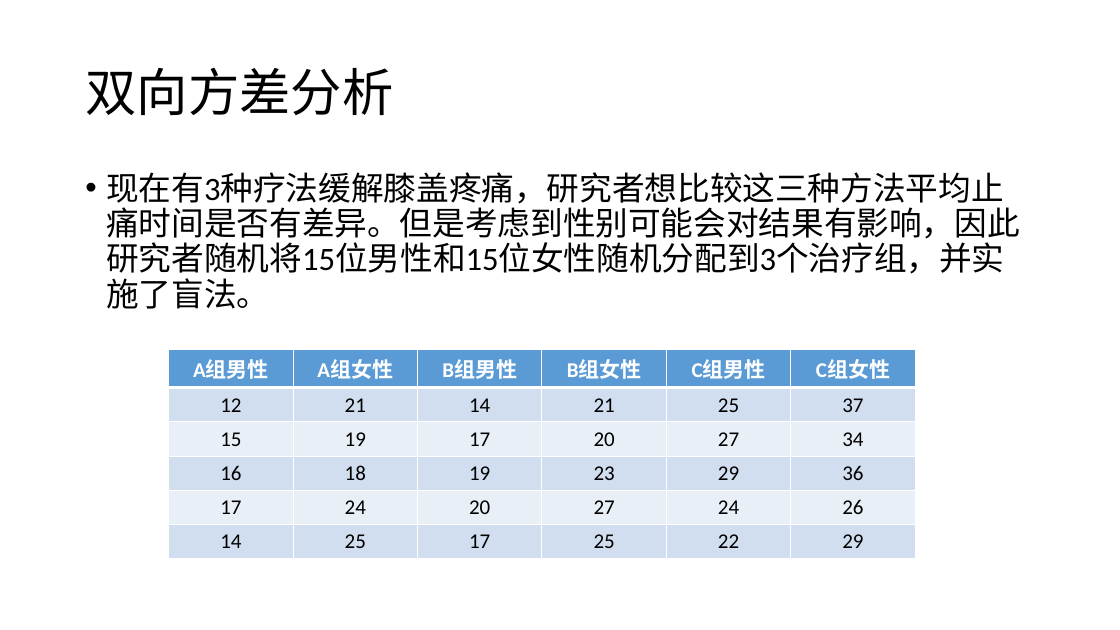
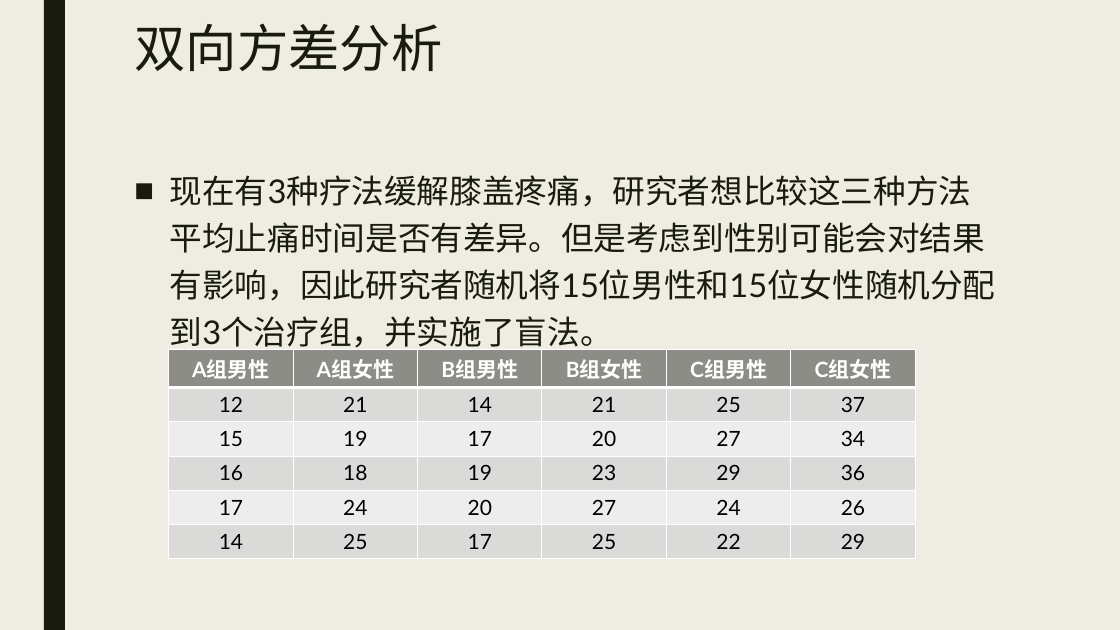
Before and after one commit to beneon/medstat, a slide deck: slide 33 of lect-5/anova.pptx. Drawn at 1120x630 pixels with LibreOffice and Linux fonts; fonts in the diff are those of the drawing. Boxes give left, top, right and bottom in pixels: in the first picture for what was removed or moved away, otherwise in the second. Text is boxed around its words. In the diff, an @@ line names an element or a change of style, - is before the commit and + after.

```diff
--- a/lect-5/anova.pptx
+++ b/lect-5/anova.pptx
@@ background #FFFFFF to #EFEDE3 @@
@@ rectangle added at [44, 0, 65, 630], fill #191B0E @@
@@ title "双向方差分析": place and size @@
-title "双向方差分析" at [85, 68, 393, 115]
+title "双向方差分析" at [134, 24, 442, 71]
@@ title "双向方差分析" at [134, 24, 442, 71]: font Calibri to Lato, text colour #000000 to #191B0E; line spacing 0.9 to 0.89; vertical alignment middle to top @@
@@ text "现在有3种疗法缓解膝盖疼痛，研究者想比较这三种方法平均止痛时间是否有差异。但是考虑到性别可能会对结果有影响，因此研究者随 ...": place and size @@
-text "现在有3种疗法缓解膝盖疼痛，研究者想比较这三种方法平均止痛时间是否有差异。但是考虑到性别可能会对结果有影响，因此研究者随 ..." at [106, 172, 1019, 309]
+text "现在有3种疗法缓解膝盖疼痛，研究者想比较这三种方法平均止痛时间是否有差异。但是考虑到性别可能会对结果有影响，因此研究者随 ..." at [170, 175, 996, 353]
@@ text "现在有3种疗法缓解膝盖疼痛，研究者想比较这三种方法平均止痛时间是否有差异。但是考虑到性别可能会对结果有影响，因此研究者随 ..." at [170, 175, 996, 353]: font Calibri to Lato, text colour #000000 to #191B0E; bullet • to ■; line spacing 0.9 to 1.2; more space between paragraphs @@
@@ table at [169, 350, 915, 554] @@
@@ fill #5B9BD5 to #8C8D86 in row 1 @@
@@ fill #D2DEEF to #DADBD9 in 18 cells @@
@@ fill #EAEFF7 to #EEEEED in 12 cells @@
@@ font Calibri to Lato @@
```
Also in this commit, not shown: 34 other slides changed, 5 slides added, 1 slide removed, 3 other files.
